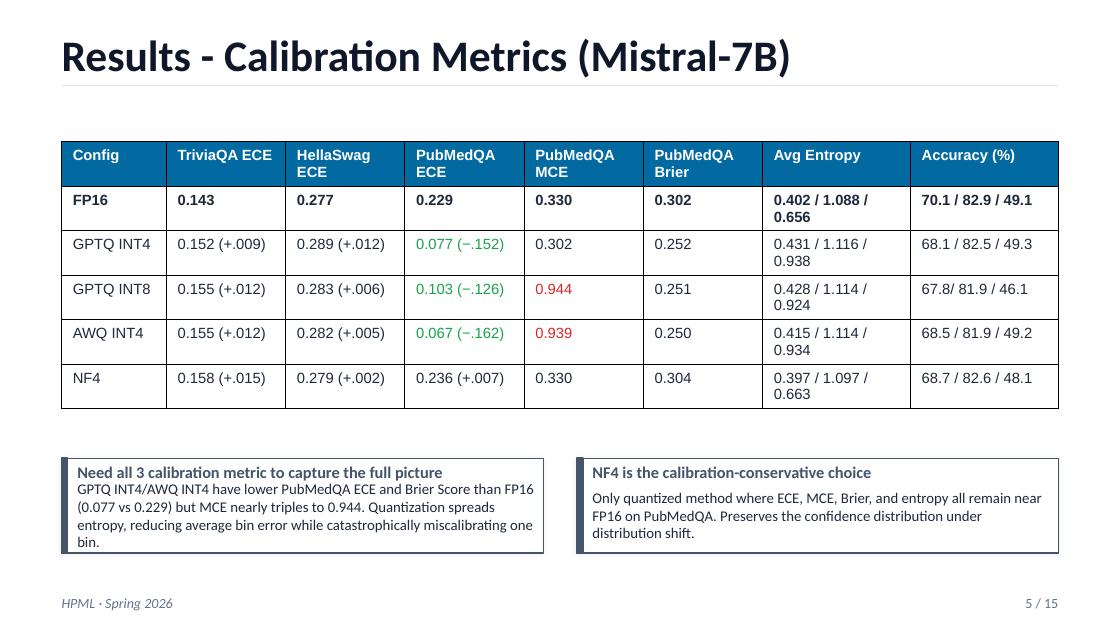
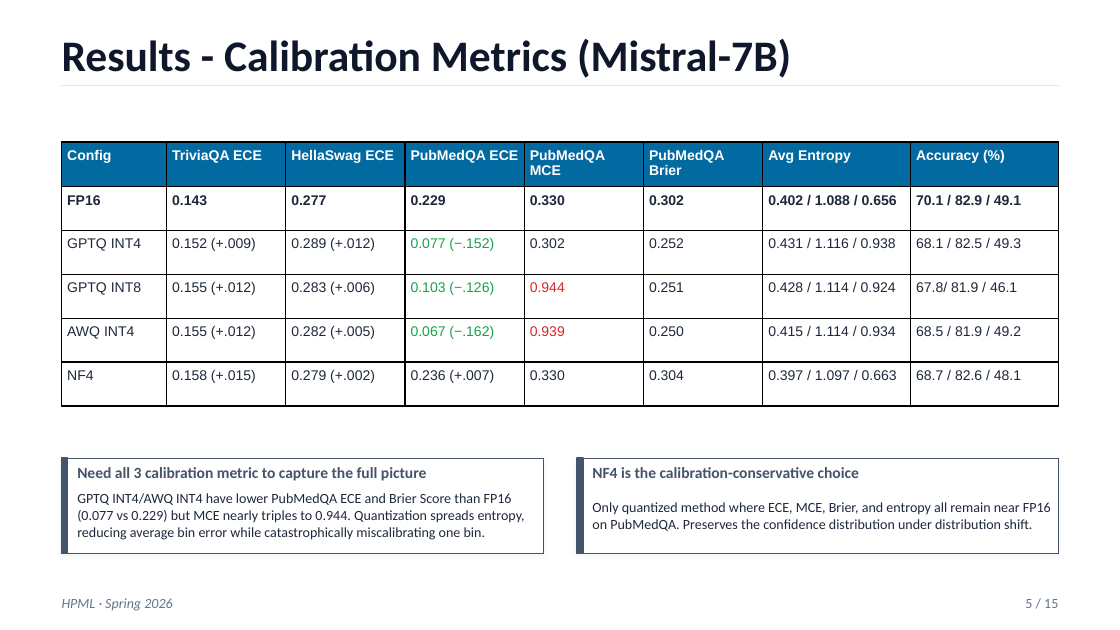
Before and after one commit to chuanbinp/uncertainty-aware-inference, a slide deck: slide 6 of TeamB/deliverables/Team29_Final_Presentation.pptx. Drawn at 1120x630 pixels with LibreOffice and Linux fonts; fonts in the diff are those of the drawing. Boxes give left, top, right and bottom in pixels: in the first picture for what was removed or moved away, otherwise in the second. Text is boxed around its words. In the diff, an @@ line names an element or a change of style, - is before the commit and + after.

```diff
--- a/TeamB/deliverables/Team29_Final_Presentation.pptx
+++ b/TeamB/deliverables/Team29_Final_Presentation.pptx
@@ table at box(62, 142, 1056, 405) @@
@@ size 9.5 to 9 pt @@
@@ text "Need all 3 calibration metric ..." at box(77, 467, 427, 481): size 10.5 to 10 pt @@
@@ text "NF4 is the calibration-conservative choice" at box(592, 467, 859, 478): size 10.5 to 10 pt @@
@@ text "GPTQ INT4/AWQ INT4 have lower ..." at box(77, 493, 525, 540): size 9.5 to 9 pt @@
@@ text "Only quantized method where ECE, ..." at box(592, 502, 1051, 531): size 9.5 to 9 pt @@
```
Also in this commit, not shown: 14 other slides changed, 1 other file.
